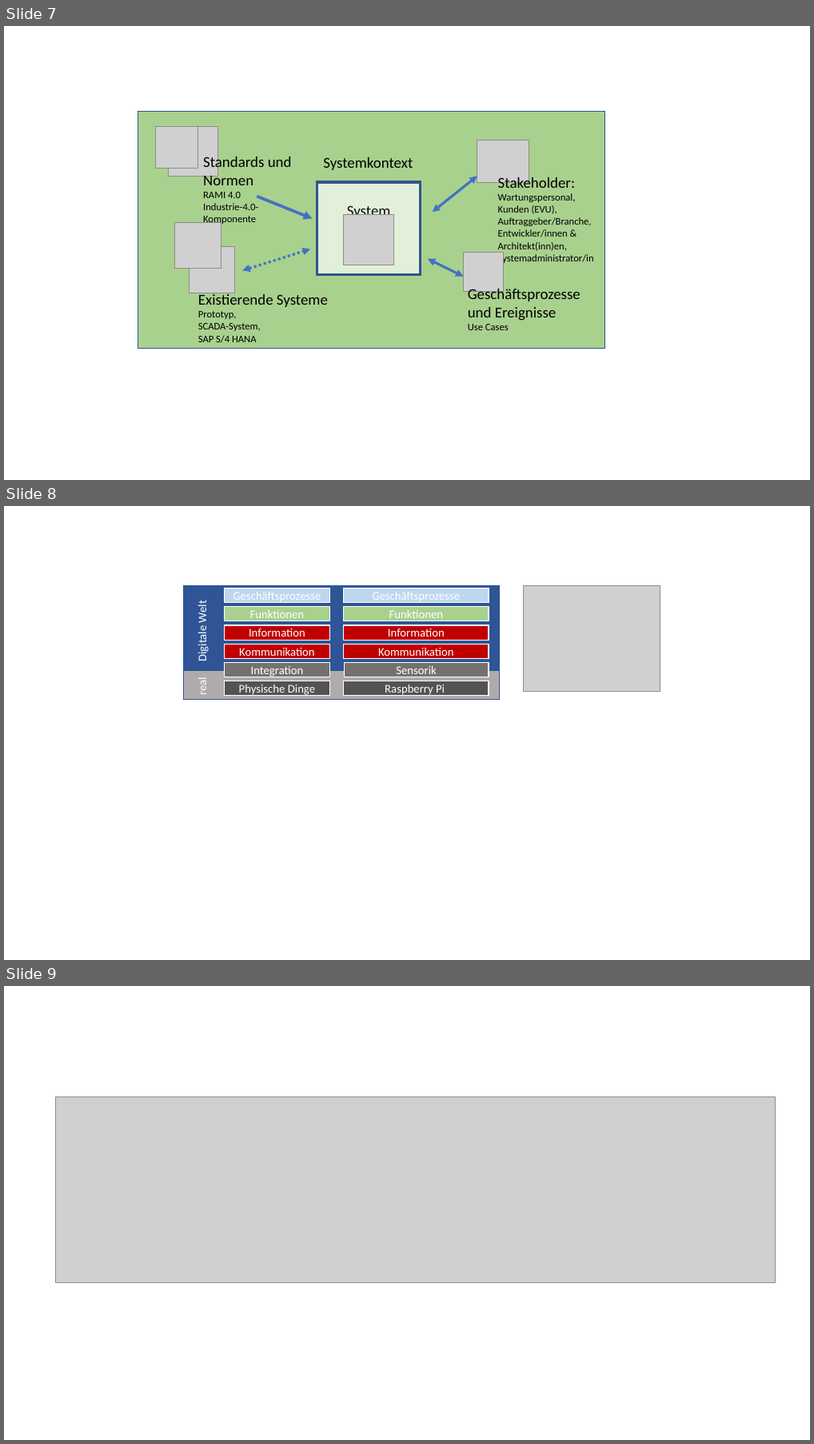
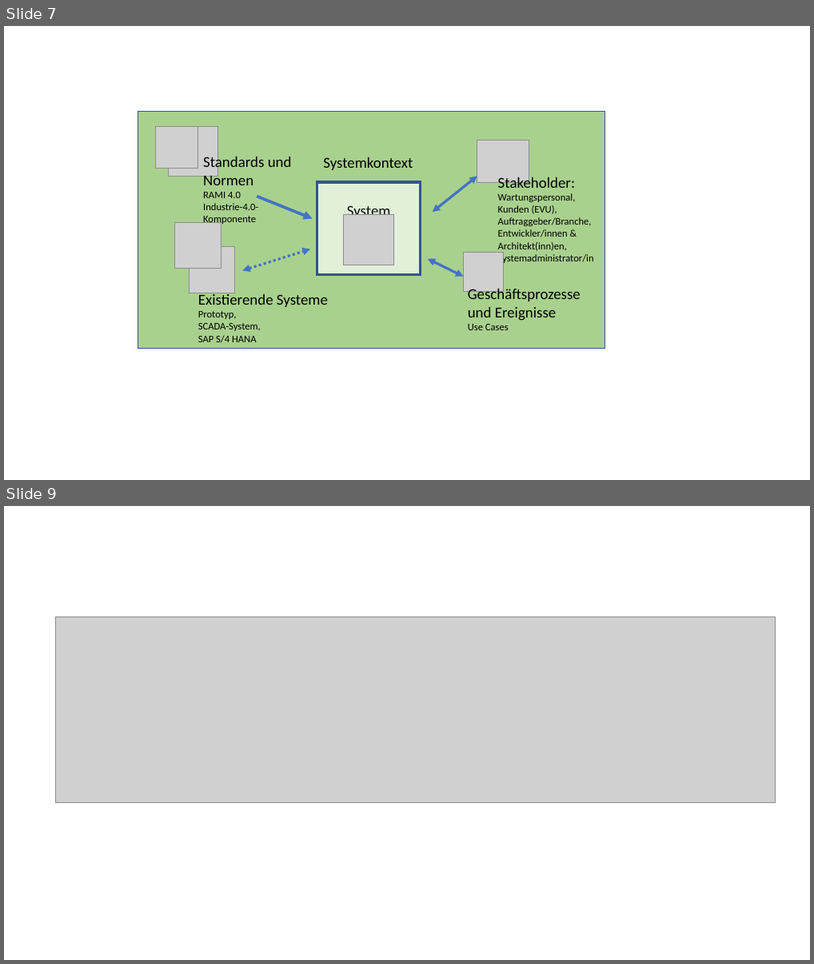
Before and after one commit to kueben96/bachelor-thesis, a slide deck: presentations/models.pptx. Shown one above the other, each under a label of ours: slides 7, 8 and 9 before the commit, slides 7 and 9 after it; the slides between them are not shown. The pictures are 814x1444 and 814x964 pixels, drawn with LibreOffice and Linux fonts; fonts in the diff are those of the drawing; grey boxes stand for pictures. Boxes give left, top, right and bottom in pixels: in the first picture for what was removed or moved away, otherwise in the second. Text is boxed around its words. In the diff, an @@ line names an element or a change of style, - is before the commit and + after.

```diff
--- a/presentations/models.pptx
+++ b/presentations/models.pptx
@@ slide 8 removed at (4, 506, 810, 960), background #FFFFFF @@
@@ rectangle removed at (184, 586, 500, 671) @@
@@ rectangle removed at (224, 588, 330, 603) @@
-Geschäftsprozesse
@@ rectangle removed at (344, 588, 489, 603) @@
-Geschäftsprozesse
@@ picture removed at (524, 586, 660, 692) @@
@@ text removed at (195, 602, 210, 660) @@
-Digitale Welt
@@ rectangle removed at (224, 607, 330, 621) @@
-Funktionen
@@ rectangle removed at (224, 625, 330, 640) @@
-Information
@@ rectangle removed at (344, 607, 489, 621) @@
-Funktionen
@@ rectangle removed at (344, 625, 489, 640) @@
-Information
@@ rectangle removed at (224, 644, 330, 659) @@
-Kommunikation
@@ rectangle removed at (344, 644, 489, 659) @@
-Kommunikation
@@ rectangle removed at (184, 663, 500, 699) @@
@@ rectangle removed at (224, 663, 330, 677) @@
-Integration
@@ rectangle removed at (345, 663, 489, 677) @@
-Sensorik
@@ text removed at (195, 680, 210, 694) @@
-real
@@ rectangle removed at (224, 681, 330, 696) @@
-Physische Dinge
@@ rectangle removed at (344, 681, 489, 696) @@
-Raspberry Pi
```
Also in this commit, not shown: 1 slide changed, 2 slides added, 8 other files.
